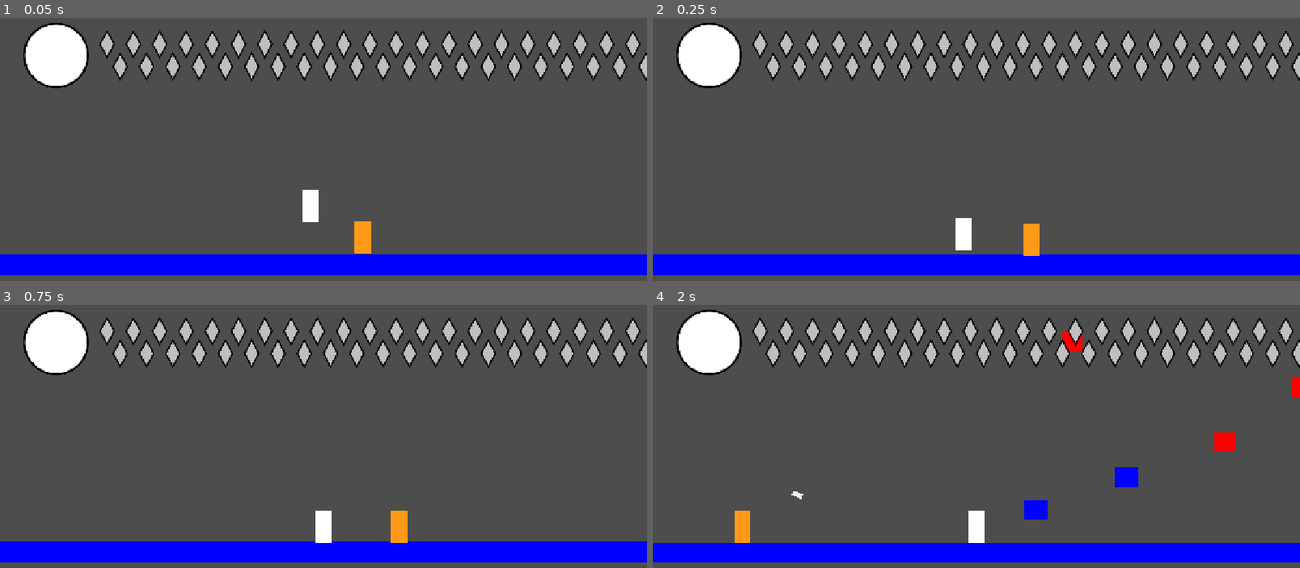
Above: before the commit, frames 1-4 (two rows, left to right).
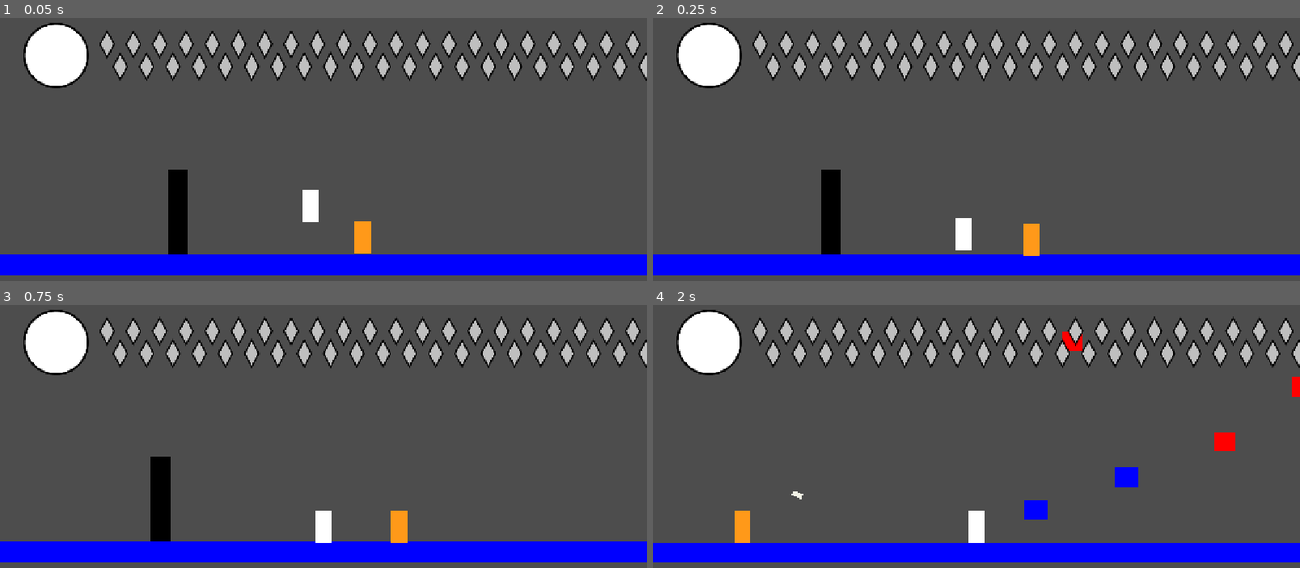
Above: after the commit, the same moments.

Repository: autonomouscrow/color-game
Game: Godot game, scene res://Scenes/Main.tscn
Two runs of this game, one before a commit and one after it. Both use one fixed random seed, a clock stepped at 60 frames per second and the inputs below.
Inputs:
- Up to frame 1 (0.05 s): no input
- Up to frame 2 (0.25 s): no input
- Up to frame 3 (0.75 s): hold Right (move_right) from 0.53 s (still down); hold Z (crisis) from 0.53 s (still down)
- Up to frame 4 (2 s): keep holding Right (move_right); tap A (jump) at 0.77, 1.52 s; release Z (crisis) at 1.28 s; tap D (dash) at 1.35 s

The runs differ from the first frame. In frame 1, 1.0% of the frame differs, in the area x 26-29%, y 57-90%; in frame 2, 1.0%; in frame 3, 1.0%, in the area x 23-27%, y 57-90%; in frame 4, nothing differs.

Commit message:
added normal breakable wall

Diff:
--- a/Scenes/Main.tscn
+++ b/Scenes/Main.tscn
@@ -7,7 +7,7 @@
 [ext_resource type="Script" uid="uid://bbq5dbxu3ek3q" path="res://Scenes/CameraManager.gd" id="4_pbw6q"]
 [ext_resource type="PackedScene" uid="uid://bvbkoiedl4jtg" path="res://Scenes/Prefabs/Craw.tscn" id="6_v1gob"]
 [ext_resource type="PackedScene" uid="uid://ctaww7bptkekr" path="res://Scenes/Prefabs/PaperAirplaneThrower.tscn" id="7_jw32o"]
-[ext_resource type="PackedScene" uid="uid://bg20reqytwww4" path="res://slidy_boi.tscn" id="8_50glp"]
+[ext_resource type="PackedScene" uid="uid://c5i7skmtn3i2o" path="res://breakable_wall.tscn" id="8_50glp"]
 
 [node name="Main" type="Node2D" unique_id=396947077]
 
@@ -45,3 +45,7 @@
 
 [node name="PaperAirplaneThrower" parent="." unique_id=499016071 instance=ExtResource("7_jw32o")]
 position = Vector2(734, 457)
+
+[node name="Breakable Wall" parent="." unique_id=987624992 instance=ExtResource("8_50glp")]
+position = Vector2(354, 326)
+scale = Vector2(1, 4.239998)
--- /dev/null
+++ b/breakable_wall.gd
@@ -0,0 +1,12 @@
+extends enemy
+
+
+@onready var color: ColorRect = $ColorRect
+
+var healthPercent: float = 1
+
+func _physics_process(delta: float) -> void:
+	if health > 0:
+		healthPercent = float(health) / max_health
+		var shade: int = 255 - (healthPercent * 255)
+		color.color = Color8(shade, shade, shade, 255)
--- /dev/null
+++ b/breakable_wall.tscn
@@ -0,0 +1,21 @@
+[gd_scene format=3 uid="uid://c5i7skmtn3i2o"]
+
+[ext_resource type="Script" uid="uid://25jjvwfgol1d" path="res://breakable_wall.gd" id="1_agq2u"]
+
+[sub_resource type="RectangleShape2D" id="RectangleShape2D_x3acn"]
+size = Vector2(40, 40)
+
+[node name="Breakable Wall" type="CharacterBody2D" unique_id=485390736]
+script = ExtResource("1_agq2u")
+max_health = 50
+
+[node name="ColorRect" type="ColorRect" parent="." unique_id=93616397]
+offset_right = 40.0
+offset_bottom = 40.0
+color = Color(0.42903125, 0.42903125, 0.42903125, 1)
+
+[node name="CollisionShape2D" type="CollisionShape2D" parent="." unique_id=168137254]
+position = Vector2(20, 20)
+shape = SubResource("RectangleShape2D_x3acn")
+
+[node name="CharacterBody2D" type="CharacterBody2D" parent="." unique_id=1496207334]
Not shown, added: breakable_wall.gd.uid
